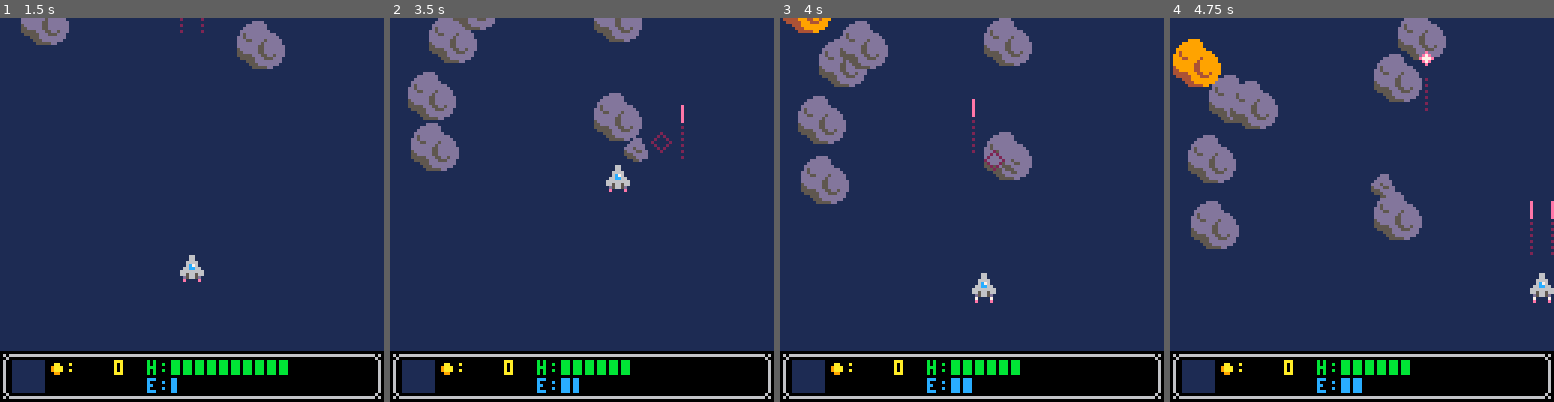
Above: before the commit, frames 1-4 (left to right).
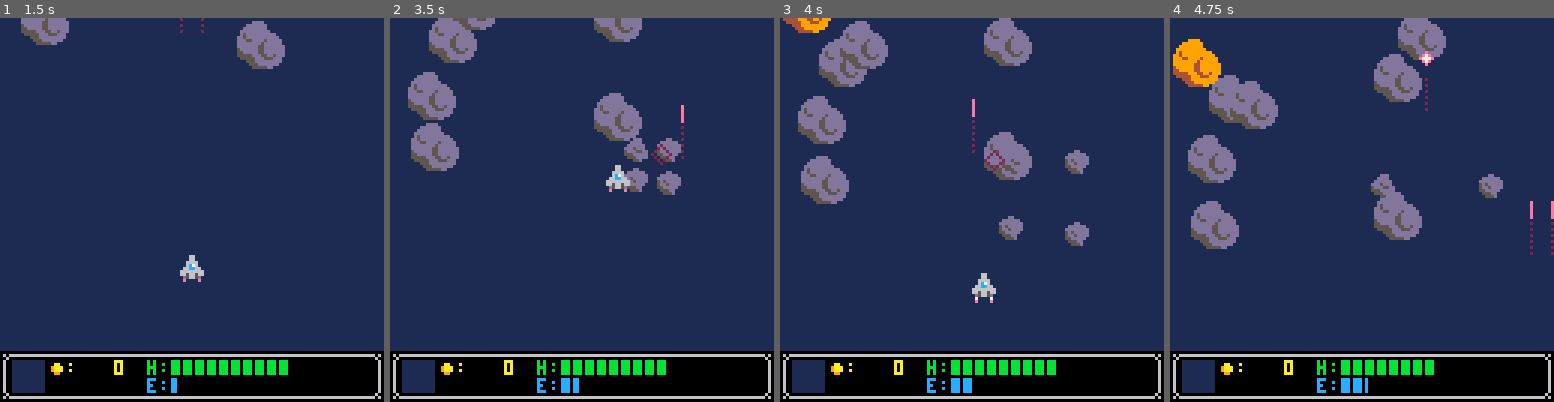
Above: after the commit, the same moments.

Repository: sgilhuly/SHUUT
Game: PICO-8 cartridge shuut.p8
Two runs of this game, one before a commit and one after it. Both use one fixed random seed, a clock stepped at 60 frames per second and the inputs below.
Inputs:
- Up to frame 1 (1.5 s): tap X (X key) at 0.33, 1.07 s; tap O (Z key) at 0.7 s
- Up to frame 2 (3.5 s): hold Right 1.6-2.1 s; tap O (Z key) every 0.4 s from 1.7 to 3.3 s; tap X (X key) at 1.85, 2.97 s; hold Up 2.15-2.42 s; hold Right 2.47-3.03 s; hold Left from 3.08 s (still down)
- Up to frame 3 (4 s): release Left at 3.58 s; hold Down 3.63-3.97 s; tap O (Z key) at 3.7 s
- Up to frame 4 (4.75 s): hold Right 4.02-4.68 s; tap X (X key) at 4.08 s; tap O (Z key) at 4.1, 4.5 s; hold Up from 4.73 s (still down)

Frame 1 is identical in both runs. In frame 2, 1.2% of the frame differs, in the area x 60-76%, y 29-93%; in frame 3, 1.2%; in frame 4, 0.8%.

Commit message:
Add iframes when player is hit

Diff:
--- a/shuut.p8
+++ b/shuut.p8
@@ -22,8 +22,7 @@
  if (is_debug and btnp(5)) paused=not paused
  if (paused and not btnp(4)) return
 
- local ps=2
- if (not btn(4)) ps*=2
+ local ps=tern(btn(4),2,4)
  if (btn(0)) p.x-=ps
  if (btn(1)) p.x+=ps
  if (btn(2)) p.y-=ps
@@ -35,6 +34,11 @@
   a:move()
  end
 
+ if p.invuln>0 then
+  p.invuln-=1
+  if (p.invuln<=0) p.c_hits=0x6
+ end
+
  check_collisions()
 
  if (p.cooldown>0) then
@@ -44,7 +48,7 @@
   make_bullet(p.x+7, p.y)
   p.cooldown=max_cooldown
  end
- if (not btn(4) and p.charge<10) p.charge+=.02
+ if (p.charge<10) p.charge+=tern(btn(4),.01,.02)
 
  -- add 1-2 to counter
  -- to approximate normal distribution
@@ -133,6 +137,11 @@
      b.hp-=a.dmg
      if (a.hp<=0) add(to_kill,a)
      if (b.hp<=0) add(to_kill,b)
+     -- player is first in list, will always be a
+     if a==p and b.dmg>0 then
+      p.invuln=20
+      p.c_hits=0x4
+     end
     end
    end
   end
@@ -152,6 +161,7 @@
 -- wa
 
 function draw_player(a)
+ if (a.invuln%3==2) return
  -- draw engine lights
  local yo=7
  if (time()%.4<.2) yo=8
@@ -181,8 +191,8 @@
 function kill_rock(a)
  -- spawn some coins
  if (a.is_gold) then
-  make_object(8,a.x,a.y+2,a.dx,a.dy)
-  make_object(8,a.x+8,a.y+6,a.dx,a.dy)
+  make_object(8,a.x,a.y+2,0,a.dy)
+  make_object(8,a.x+8,a.y+6,0,a.dy)
  end
  make_small_rock(a,-1,-1)
  make_small_rock(a,-1,1)
@@ -191,7 +201,7 @@
 end
 
 function kill_small_rock(a)
- if (a.is_gold) make_object(8,a.x,a.y,a.dx,a.dy)
+ if (a.is_gold) make_object(8,a.x,a.y,0,a.dy)
 end
 
 function kill_coin(a)
@@ -304,6 +314,7 @@
   hp=10,
   dmg=2,
   r=3,
+  invuln=0,
   gold=0,
   charge=0,
   cooldown=0,
@@ -396,6 +407,12 @@
 function clamp(n, lower, upper)
  return max(min(n, upper), lower)
 end
+
+-- if a then b else c
+function tern(a,b,c)
+ if (a) return b
+ return c
+end
 __gfx__
 00000000000660000000000000020000000000000aa00000e0000000200000000000000000000000000000000000000000000000000000000000000000000000
 0000000000066000000e00000020200006066666a00a0000e0000000000000000000000000000000000000000000000000000000000000000000000000000000
